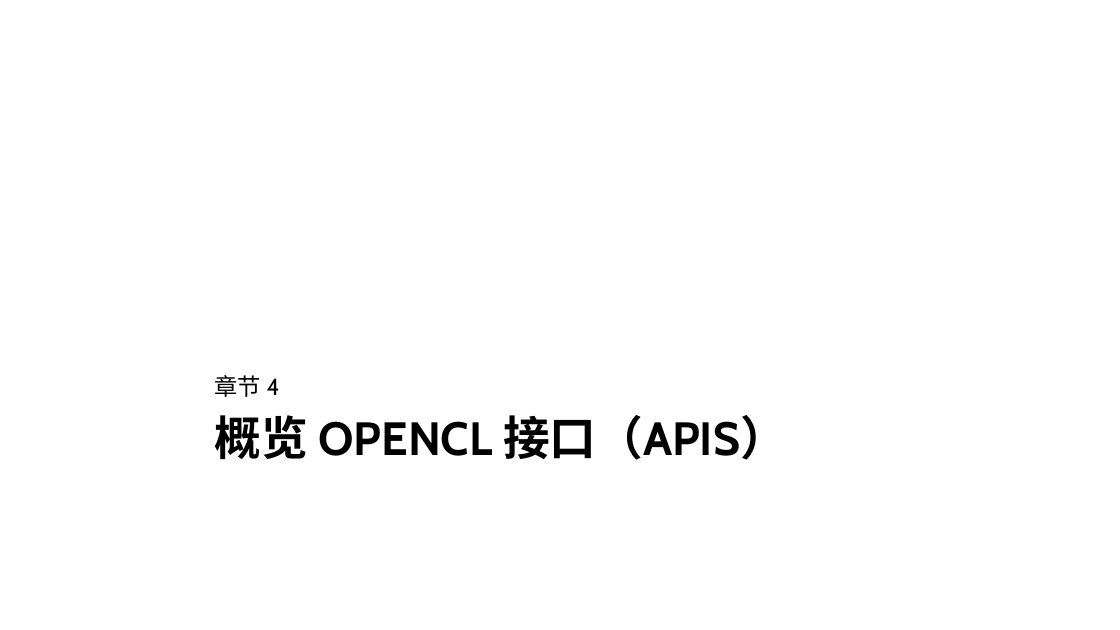
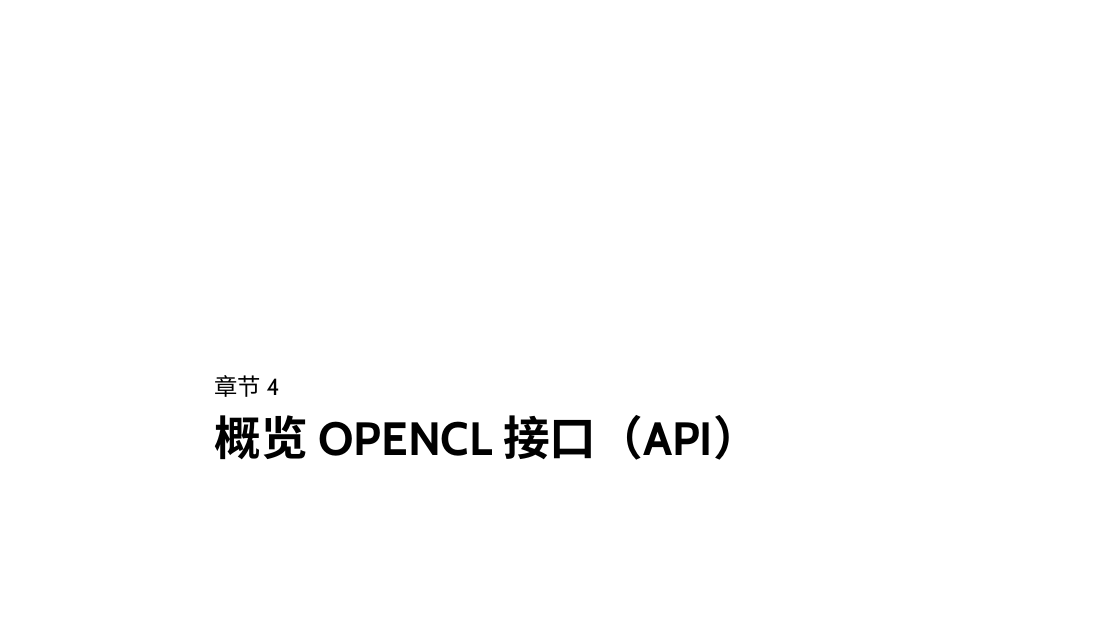
Before and after one commit to Kivy-CN/HandsOnOpenCL_CN, a slide deck: slide 1 of Translated/章节4.pptx. Drawn at 1120x630 pixels with LibreOffice and Linux fonts; fonts in the diff are those of the drawing. Boxes give left, top, right and bottom in pixels: in the first picture for what was removed or moved away, otherwise in the second. Text is boxed around its words. In the diff, an @@ line names an element or a change of style, - is before the commit and + after.

Commit message:
update

```diff
--- a/Translated/章节4.pptx
+++ b/Translated/章节4.pptx
@@ text at bbox=[215, 415, 760, 460]: text changed @@
-概览 OPENCL 接口（APIS）
+概览 OPENCL 接口（API）
```
